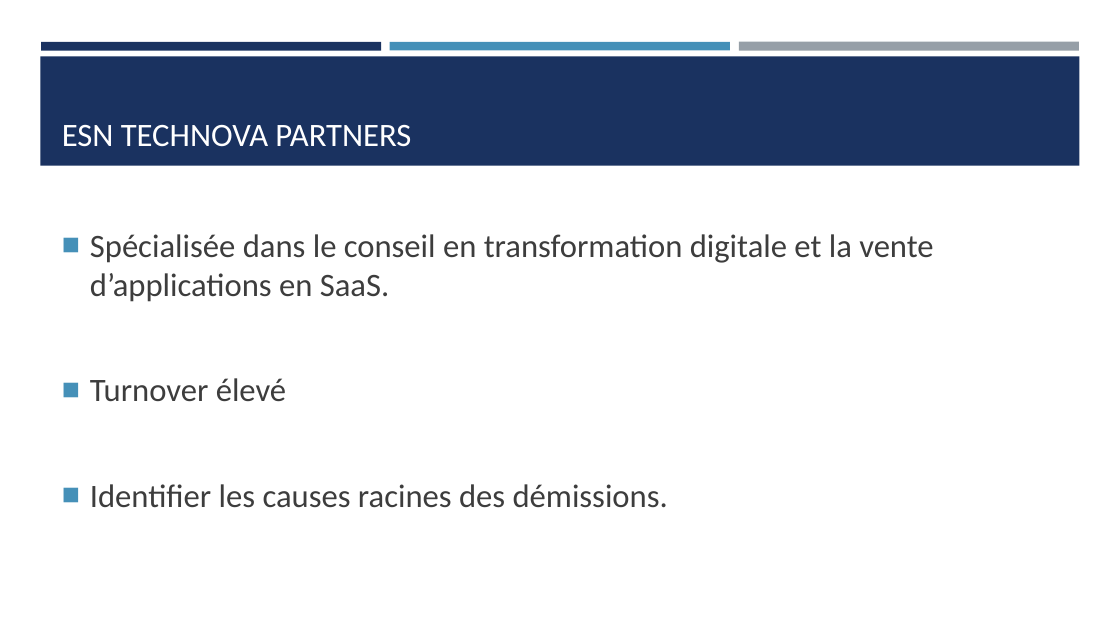
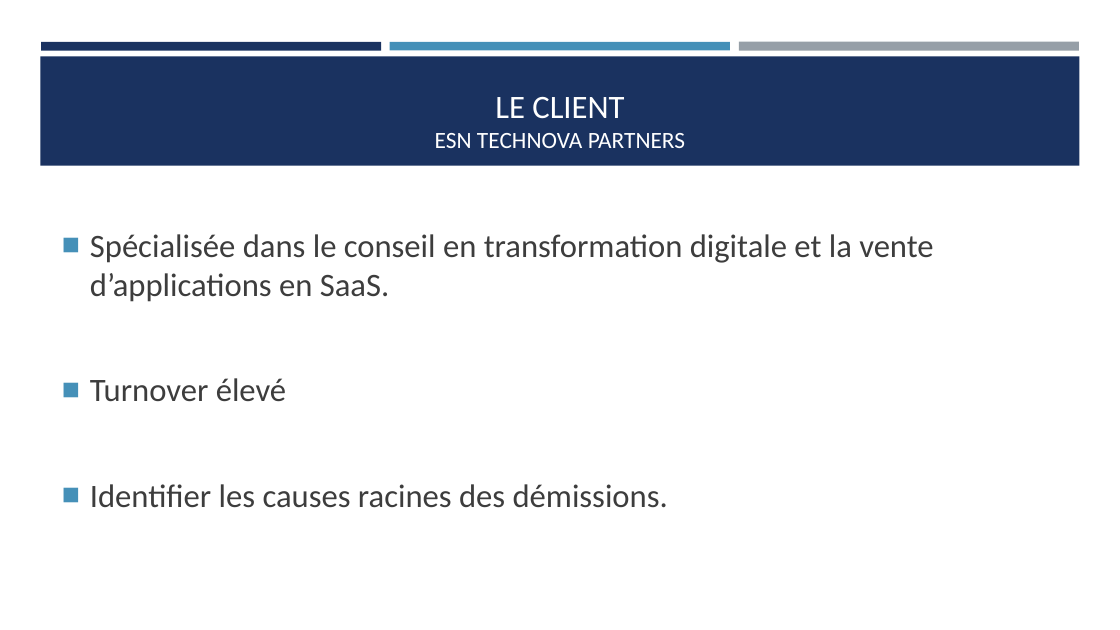
Before and after one commit to Ace4teaM/OCR-NovaTech, a slide deck: slide 4 of Presentation.pptx. Drawn at 1120x630 pixels with LibreOffice and Linux fonts; fonts in the diff are those of the drawing. Boxes give left, top, right and bottom in pixels: in the first picture for what was removed or moved away, otherwise in the second. Text is boxed around its words. In the diff, an @@ line names an element or a change of style, - is before the commit and + after.

```diff
--- a/Presentation.pptx
+++ b/Presentation.pptx
@@ title at (435,97,685,148): text changed; size 28 to 20 pt @@
-ESN TECHNOVA PARTNERS
+LE CLIENT
+ESN TECHNOVA PARTNERS
```
Also in this commit, not shown: 16 other slides changed, 8 slides added, 5 slides removed, 6 other files.
